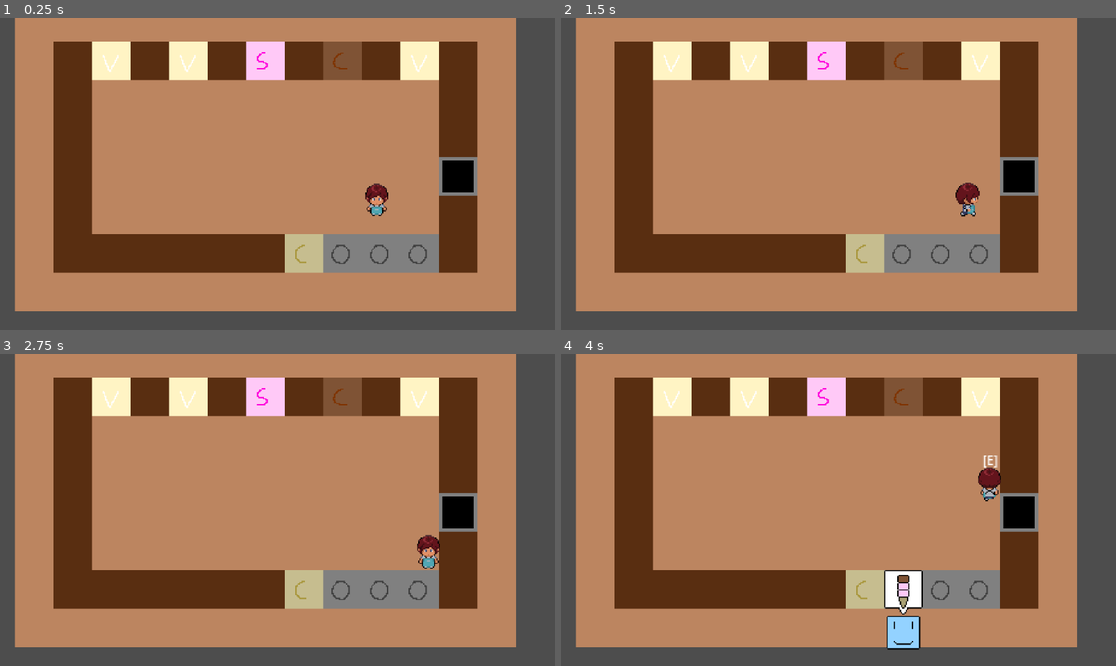
Above: before the commit, frames 1-4 (two rows, left to right).
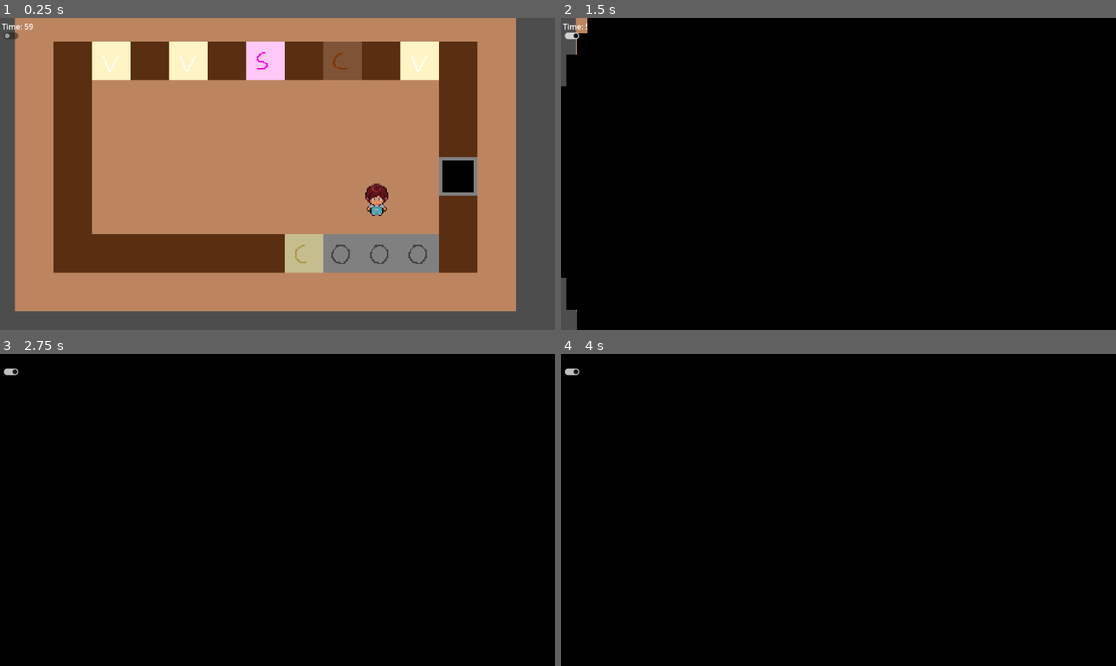
Above: after the commit, the same moments.

Repository: ElectricSpace25/Between-Scoops
Game: Godot game, scene res://Levels/Shop/shop.tscn
Two runs of this game, one before a commit and one after it. Both use one fixed random seed, a clock stepped at 60 frames per second and the inputs below.
Inputs (mouse positions are in pixels of both pictures, inside the frame that each line leads up to):
- Up to frame 1 (0.25 s): no input
- Up to frame 2 (1.5 s): click (572, 36) at 0.52 s; hold D (walk_right) from 1.28 s (still down); hold E (interact) from 1.28 s (still down)
- Up to frame 3 (2.75 s): tap Enter at 2 s; release D (walk_right) at 2.03 s; release E (interact) at 2.03 s; hold S (walk_down) from 2.03 s (still down); tap E (interact) at 2.1 s
- Up to frame 4 (4 s): release S (walk_down) at 2.78 s; hold D (walk_right) 2.78-3.53 s; hold E (interact) 2.78-3.53 s; tap Space at 3.5 s; hold W (walk_up) from 3.53 s (still down); tap E (interact) at 3.6 s

The runs differ from the first frame. In frame 1, 0.1% of the frame differs, in the area x 0-6%, y 1-7%; in frame 2, 99%; in frame 3, 99%, in the area x 0-100%, y 0-100%; in frame 4, 99%.

Commit message:
Added level timer

Diff:
--- a/Levels/Shop/customer_area.gd
+++ b/Levels/Shop/customer_area.gd
@@ -1,12 +1,19 @@
 extends Node2D
 
 var customer = load("res://Customer/customer.tscn")
+@onready var timer: Timer = $"../Timer"
 
 func _ready():
+	timer.start(60)
 	spawn_customer()
 
 func spawn_customer():
-	await(get_tree().create_timer((randi() % 3) + 1).timeout)
-	var new_customer = customer.instantiate()
-	add_child(new_customer)
-	new_customer.position = Vector2i(272, 244)
+	if (not timer.is_stopped()):
+		await(get_tree().create_timer((randi() % 3) + 1).timeout)
+		var new_customer = customer.instantiate()
+		add_child(new_customer)
+		new_customer.position = Vector2i(272, 244)
+
+func _on_timer_timeout() -> void:
+	# Level timeout
+	pass;
--- a/Levels/Shop/shop.tscn
+++ b/Levels/Shop/shop.tscn
@@ -7,6 +7,7 @@
 [ext_resource type="PackedScene" uid="uid://owcjygqt8cnl" path="res://Objects/cone_dispenser.tscn" id="5_pgjp3"]
 [ext_resource type="Script" path="res://Levels/Shop/customer_area.gd" id="7_7mbdx"]
 [ext_resource type="PackedScene" uid="uid://d38ej1a1jhuag" path="res://Objects/trash.tscn" id="7_86lcm"]
+[ext_resource type="Script" path="res://Levels/Shop/timer_label.gd" id="8_fktjj"]
 [ext_resource type="PackedScene" uid="uid://cymdec3ilt4i0" path="res://UI/transitioner.tscn" id="8_mowwh"]
 [ext_resource type="Script" path="res://Levels/Shop/TransitionButton.gd" id="9_ismv7"]
 
@@ -76,7 +77,14 @@
 script = ExtResource("7_7mbdx")
 
 [node name="CanvasLayer" type="CanvasLayer" parent="."]
-visible = false
+
+[node name="TimerLabel" type="Label" parent="CanvasLayer"]
+offset_left = 4.0
+offset_top = 6.0
+offset_right = 96.0
+offset_bottom = 29.0
+text = "Time: "
+script = ExtResource("8_fktjj")
 
 [node name="Transitioner" parent="CanvasLayer" instance=ExtResource("8_mowwh")]
 offset_left = 76.0
@@ -85,10 +93,17 @@
 offset_bottom = 17.0
 
 [node name="TransitionButton" type="CheckButton" parent="CanvasLayer" node_paths=PackedStringArray("transitioner")]
-offset_right = 44.0
-offset_bottom = 24.0
+offset_left = 1.0
+offset_top = 25.0
+offset_right = 45.0
+offset_bottom = 49.0
 focus_mode = 0
 script = ExtResource("9_ismv7")
 transitioner = NodePath("../Transitioner")
 
+[node name="Timer" type="Timer" parent="."]
+wait_time = 60.0
+one_shot = true
+
 [connection signal="toggled" from="CanvasLayer/TransitionButton" to="CanvasLayer/TransitionButton" method="_on_toggled"]
+[connection signal="timeout" from="Timer" to="CustomerArea" method="_on_timer_timeout"]
--- /dev/null
+++ b/Levels/Shop/timer_label.gd
@@ -0,0 +1,6 @@
+extends Label
+
+@onready var timer : Timer = $"../../Timer"
+
+func _process(delta):
+	text = "Time: %d" % [int(timer.time_left)]
Not shown: 1 places in Levels/Shop/shop.tscn that only renumber resources
